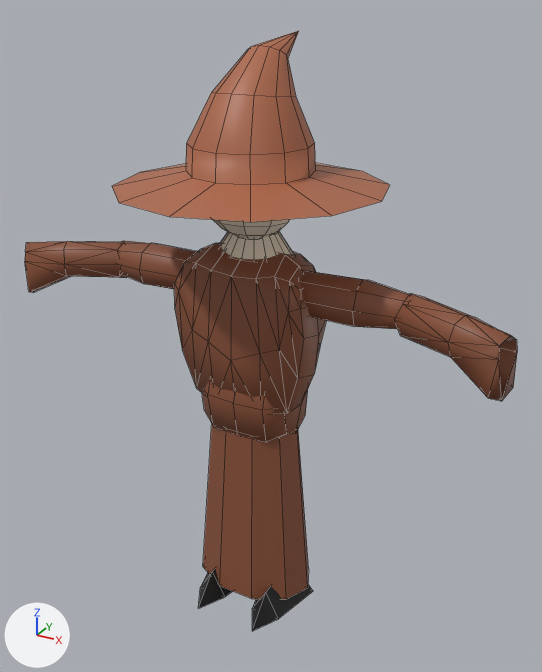
What one commit did to the FBX model Assets/Mark Assets/Gavin.fbx.
Rendered twice from a 50 mm camera at (0.0429, -0.0738, 0.0739) aimed at (0.0026, -0.0007, 0.0373). The axes (+X, +Y, +Z) are drawn at lower left. The lights are the same throughout. Mesh edges are drawn as thin lines. Where no turn or scale is listed for an object, it has been applied to the vertices.

In view in the first picture: 'Chest'.
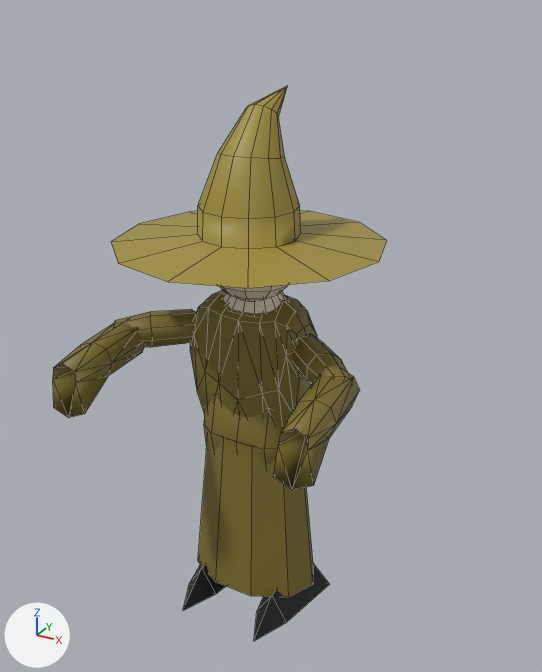
Diff of the bpy script that builds the scene:
```diff
--- a/Assets/Mark Assets/Gavin.fbx.py
+++ b/Assets/Mark Assets/Gavin.fbx.py
@@ mat_hat1 @@
 mat_hat1 = principled_material('hat1')
-mat_hat1.base_color = (0.421, 0.138, 0.0661)  # brown #ae6849
+mat_hat1.base_color = (0.36, 0.279, 0.0446)  # yellow #a2903c
@@ me_mesh @@
-me_mesh.from_pydata(...)  # 451 vertices, 553 faces; spans x -0.0308..0.0321, y -0.0166..0.0146, z -0.0007..0.0713
-me_mesh.materials.append(mat_robe1)  # brown #8b5239
+me_mesh.from_pydata(...)  # 451 vertices, 553 faces; spans x -0.0161..0.0177, y -0.0206..0.015, z -0.0007..0.0654
+# me_mesh part 1: the loose piece of 74 vertices spanning x -0.009..0.0094, y -0.006..0.003, z 0.0277..0.0484 is scaled about its middle by (0.872, 0.874, 1), then moved by (0.0, 0.0008, -0.0059), in mat_robe (yellow #7e702d)
+# me_mesh part 2: the loose piece of 42 vertices spanning x -0.0067..0.007, y -0.0057..0.0043, z 0.0243..0.0366 is scaled about its middle by (1, 0.883, 1), then moved by (0.0, -0.0001, -0.0057), in mat_robe (yellow #7e702d)
+# me_mesh part 3: the loose piece of 42 vertices spanning x -0.005..0.0054, y -0.0032..0.003, z 0.0473..0.0501 is moved by (0.0, 0.0, -0.0067)
+# me_mesh part 4: the loose piece of 7 vertices spanning x -0.0074..0.0003, y -0.01..0.0006, z -0.0007..0.0035 is scaled about its middle by (1.11, 1.35, 1), then moved by (-0.0016, 0.0005, 0.0)
+# me_mesh part 5: the loose piece of 7 vertices spanning x 0.001..0.0087, y -0.01..0.0006, z -0.0007..0.0035 is scaled about its middle by (1.11, 1.35, 1), then moved by (0.001, 0.0005, 0.0)
+# me_mesh part 6: the loose piece of 92 vertices spanning x -0.0058..0.0062, y -0.006..0.0039, z 0.0494..0.0614 is moved by (0.0, 0.0, -0.0075)
+# me_mesh part 7: the loose piece of 22 vertices spanning x -0.008..0.0085, y -0.0064..0.0046, z 0.0011..0.0253 is scaled about its middle by (1.09, 1.09, 0.911), then moved by (0.0, 0.0, -0.0001), in mat_robe (yellow #7e702d)
+# me_mesh part 8: the loose piece of 26 vertices spanning x -0.0203..-0.0052, y -0.004..0.0013, z 0.0413..0.0468 is multiplied about its middle by the matrix ((0.566, -0.16, -0.47), (0.497, 0.179, 0.537), (-0.002, -0.714, 0.24)), then moved by (0.002, -0.0038, -0.0068), in mat_robe (yellow #7e702d)
+# me_mesh part 9: the loose piece of 26 vertices spanning x 0.0055..0.0206, y -0.004..0.0013, z 0.0413..0.0468 is multiplied about its middle by the matrix ((0.555, 0.16, -0.483), (-0.509, 0.178, -0.526), (0.002, 0.714, 0.24)), then moved by (-0.0017, -0.0037, -0.0068), in mat_robe (yellow #7e702d)
+# me_mesh part 10: the loose piece of 61 vertices spanning x -0.0154..0.0159, y -0.0166..0.0146, z 0.0555..0.0713 is rebuilt with 61 vertices and now spans x -0.0161..0.016, y -0.017..0.015, z 0.0489..0.0654
+# me_mesh part 11: a new loose piece of 26 vertices spanning x -0.016..-0.0104, y -0.0206..-0.0062, z 0.0317..0.0387, in mat_robe (yellow #7e702d)
+# me_mesh part 12: a new loose piece of 26 vertices spanning x 0.0121..0.0177, y -0.0204..-0.006, z 0.0315..0.0385, in mat_robe (yellow #7e702d)
+# me_mesh part 13: the loose piece of 26 vertices spanning x -0.0308..-0.0177, y -0.0083..0.0008, z 0.039..0.0462 is deleted
+# me_mesh part 14: the loose piece of 26 vertices spanning x 0.019..0.0321, y -0.0086..0.0004, z 0.039..0.0462 is deleted
 me_mesh.materials.append(mat_face)
@@ me_mesh @@
 me_mesh.materials.append(mat_hat1)
+me_mesh.materials.append(mat_robe)  # yellow #7e702d
```

What differs and where, as boxes [x1, y1, x2, y2] in the pictures (542 x 672 px; the box of a moved part takes in the faces that stretch with it):
'Chest', recoloured, reshaped (32% narrower, 7% shorter): before [25, 31, 517, 631]; after [53, 86, 387, 641]
part 1 of me_mesh, moved or reshaped: before [174, 243, 326, 414]; after [190, 290, 318, 429]
part 2 of me_mesh, moved or reshaped: before [202, 381, 308, 442]; after [204, 397, 282, 465]
part 3 of me_mesh, moved or reshaped: before [220, 231, 294, 260]; after [223, 291, 288, 314]
part 4 of me_mesh, moved or reshaped: before [198, 569, 233, 609]; after [183, 564, 226, 611]
part 5 of me_mesh, moved or reshaped: before [252, 585, 313, 631]; after [254, 564, 329, 641]
part 6 of me_mesh, moved or reshaped: before [213, 219, 290, 239]; after [219, 285, 288, 301]
part 7 of me_mesh, moved or reshaped: before [203, 425, 309, 599]; after [198, 439, 313, 597]
part 8 of me_mesh, moved or reshaped: before [117, 241, 197, 289]; after [114, 309, 196, 347]
part 9 of me_mesh, moved or reshaped: before [300, 271, 410, 329]; after [293, 334, 351, 385]
part 10 of me_mesh, rebuilt: before [112, 31, 389, 222]; after [111, 86, 387, 288]
part 11 of me_mesh, added (brown): after [53, 322, 144, 418]
part 12 of me_mesh, added (brown): after [273, 371, 360, 489]
part 13 of me_mesh, deleted (brown): before [25, 241, 127, 293]
part 14 of me_mesh, deleted (brown): before [394, 294, 517, 401]
